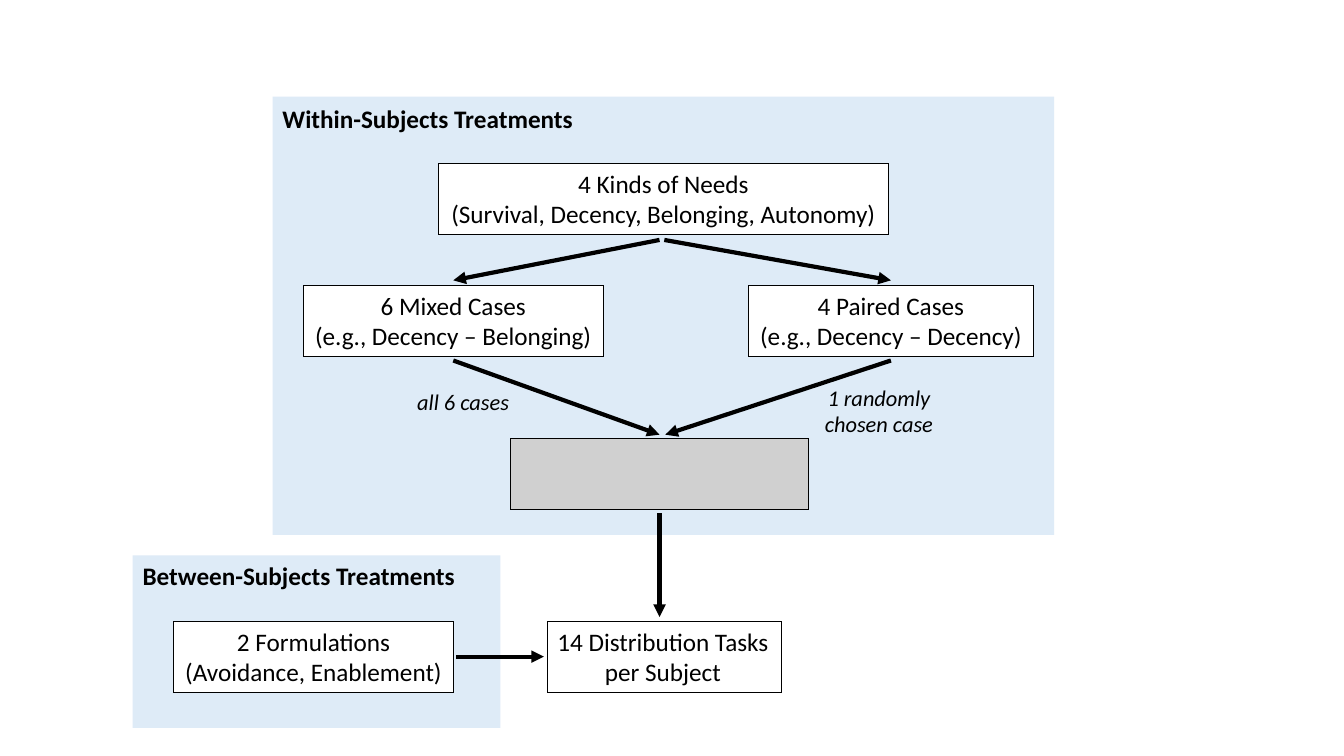
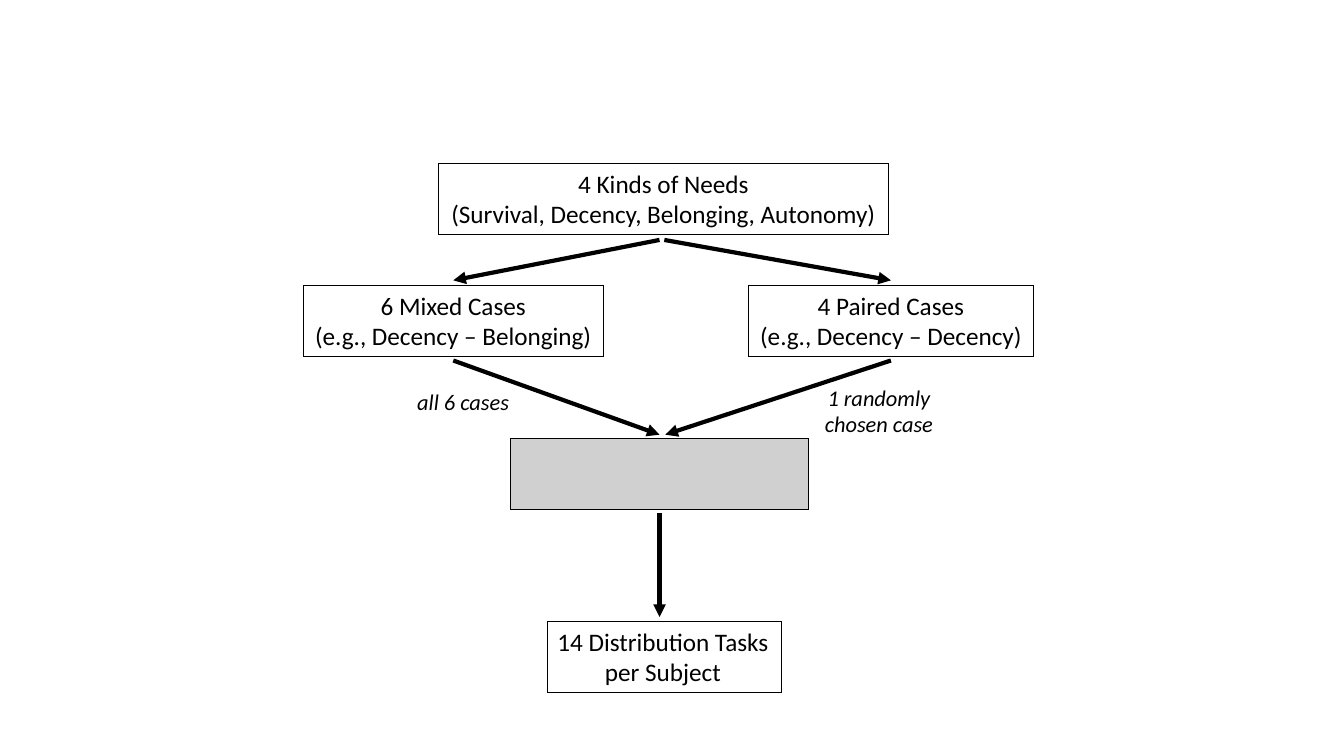
Before and after one commit to alephmembeth/need-kinds, a slide deck: slide 1 of preprint/figures/figure_3.pptx. Drawn at 1344x756 pixels with LibreOffice and Linux fonts; fonts in the diff are those of the drawing; grey boxes stand for pictures. Boxes give left, top, right and bottom in pixels: in the first picture for what was removed or moved away, otherwise in the second. Text is boxed around its words. In the diff, an @@ line names an element or a change of style, - is before the commit and + after.

Commit message:
Update figure_3.pptx and figure_3.pdf

```diff
--- a/preprint/figures/figure_3.pptx
+++ b/preprint/figures/figure_3.pptx
@@ rectangle removed at [272, 97, 1055, 535] @@
@@ text removed at [282, 110, 573, 133] @@
-Within-Subjects Treatments
@@ rectangle removed at [133, 556, 501, 728] @@
@@ text removed at [143, 567, 455, 590] @@
-Between-Subjects Treatments
@@ rectangle removed at [173, 621, 454, 693] @@
-2 Formulations
-(Avoidance, Enablement)
@@ arrow removed from (456, 656) to (544, 656) @@
```
Also in this commit, not shown: 1 other file.
